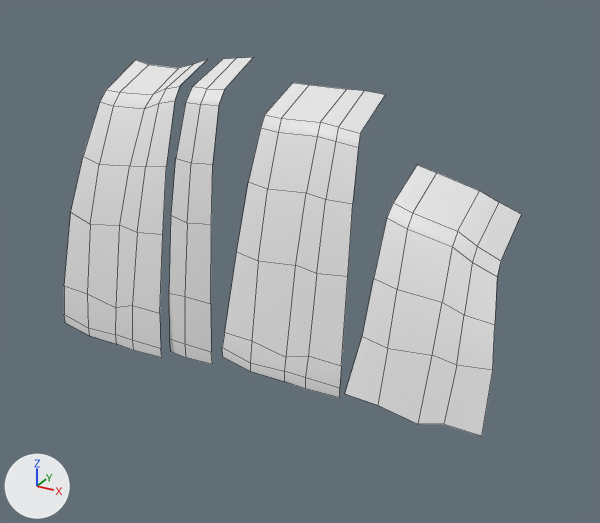
Two versions of the FBX model Assets/Map/Model_For_Prefabs/Sand.fbx, one commit apart.
Rendered twice from a 50 mm lens placed at (31.9, -53.8, 24.4), pointed at (2.3, 0.0, -2.5). Arrows for +X, +Y and +Z are at lower left; the lights stay in place. Mesh edges are drawn as thin lines. Where no turn or scale is listed for an object, it has been applied to the vertices.

The first picture shows 'Sand_01'.
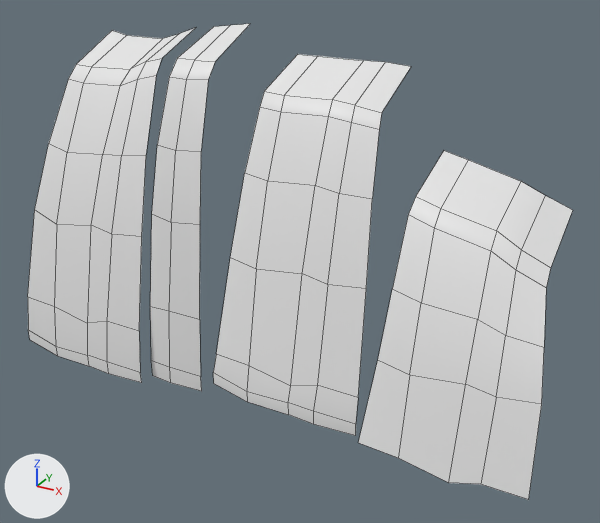
What differs and where, as boxes [x1, y1, x2, y2] in the pictures (600 x 523 px; the box of a moved part takes in the faces that stretch with it):
'Sand_01', reshaped (19% wider, 26% taller)
    before: [64, 57, 521, 436]
    after: [28, 24, 573, 500]
part 1 of me_mesh, moved or reshaped
    before: [64, 59, 207, 358]
    after: [28, 28, 195, 383]
part 2 of me_mesh, moved or reshaped
    before: [169, 57, 253, 364]
    after: [150, 24, 250, 391]
part 3 of me_mesh, moved or reshaped
    before: [222, 83, 385, 398]
    after: [213, 54, 411, 436]
part 4 of me_mesh, moved or reshaped
    before: [345, 165, 521, 436]
    after: [358, 151, 573, 500]

The change, as a list of edits to the scene's bpy script:
```text
Change me_mesh:
    used by ob_sand_01; location = (0.0, 0.0, 0.0)
    remove me_mesh.from_pydata(...)  # 134 vertices, 90 faces; spans x -19.8..19.8, y -5.8..5.8, z -12.2..12.2
    add me_mesh.from_pydata(...)  # 134 vertices, 90 faces; spans x -23.7..23.7, y -7.0..7.0, z -14.7..14.7
    me_mesh part 1: the loose piece of 40 vertices spanning x -19.8..-8.7, y -5.0..5.8, z -12.1..11.6 is scaled about its middle by 1.2, then moved by (-2.7, 0.0, 0.0)
    me_mesh part 2: the loose piece of 24 vertices spanning x -8.5..-4.3, y -3.7..5.8, z -12.2..12.2 is scaled about its middle by 1.2, then moved by (-1.1, 0.2, 0.0)
    me_mesh part 3: the loose piece of 40 vertices spanning x -2.4..8.4, y -5.0..5.8, z -10.8..10.5 is scaled about its middle by 1.2, then moved by (0.8, 0.0, 0.0)
    me_mesh part 4: 30 of 134 vertices moved; they spanned x 9.2..19.8, y -5.8..4.2, z -10.3..5.6 and now span x 10.9..23.7, y -7.0..5.2, z -13.5..6.7; mean shift (2.7, -0.3, -0.5); largest move (19.8, -5.6, -9.9) -> (23.7, -6.7, -13.1)
```
